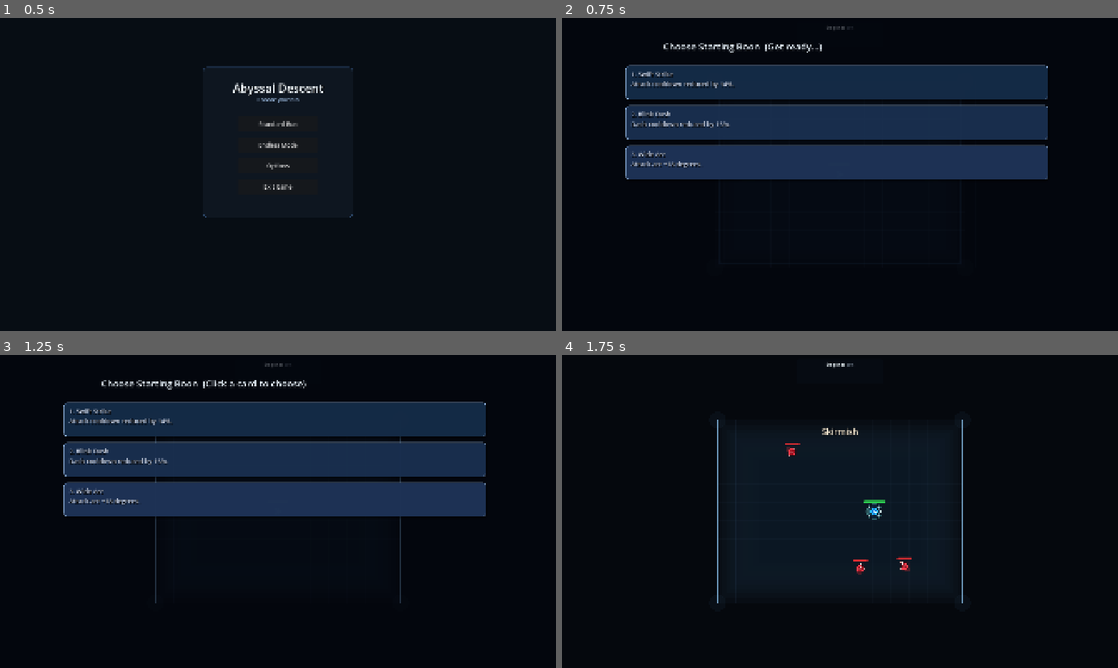
Above: before the commit, frames 1-4 (two rows, left to right).
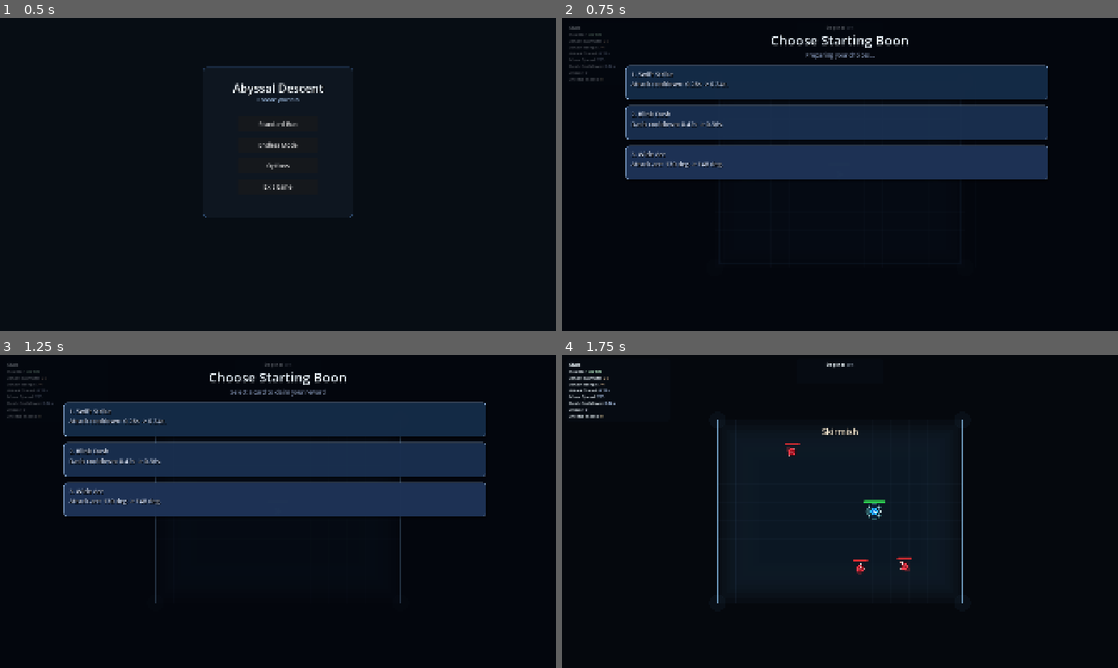
Above: after the commit, the same moments.

Repository: Excellund/AbyssalDescent
Game: Godot game, scene res://scenes/Menu.tscn
The game is run twice, just before and just after one commit, with the same random seed, the same clock (stepped at 60 frames per second) and the same inputs. Sound files missing from this copy of the repository are replaced by a short silence.
Inputs (mouse positions are in pixels of both pictures, inside the frame that each line leads up to):
- Up to frame 1 (0.5 s): no input
- Up to frame 2 (0.75 s): click "Endless Mode" at 0.5 s
- Up to frame 3 (1.25 s): no input
- Up to frame 4 (1.75 s): tap A (move_left) at 1.25 s; move the mouse to (962, 495) at 1.27 s; hold D (move_right) from 1.28 s (still down); click (962, 495) at 1.35 s; tap Space (dash) at 1.55 s

Frame 1 is identical in both runs. In frame 2, 1.5% of the frame differs, in the area x 1-63%, y 2-48%; in frame 3, 1.6%; in frame 4, 0.4%.

Commit message:
Add Arcana rewards, dynamic descriptions & HUD

Diff:
--- a/scripts/encounter_flow_system.gd
+++ b/scripts/encounter_flow_system.gd
@@ -33,10 +33,10 @@
 			"room_depth": int(progress["room_depth"]),
 			"boss_unlocked": bool(progress["boss_unlocked"])
 		}
-	if normalized_reward == "trial_reward" or normalized_reward == "hard_reward":
+	if normalized_reward == "arcana_reward" or normalized_reward == "trial_reward" or normalized_reward == "hard_reward":
 		return {
 			"run_cleared": false,
-			"open_reward_mode": "trial_reward",
+			"open_reward_mode": "arcana_reward",
 			"spawn_doors": false,
 			"pending_room_reward": "none",
 			"rooms_cleared": int(progress["rooms_cleared"]),
--- a/scripts/encounter_profile_builder.gd
+++ b/scripts/encounter_profile_builder.gd
@@ -122,11 +122,11 @@
 	var trial_color: Color = trial_mutator.get("theme_color", Color(1.0, 0.32, 0.22, 0.96))
 	trial_color.a = 0.96
 	var trial_option: Dictionary = {
-		"label": "Trial - %s" % trial_mutator_name,
+		"label": "Arcana - %s" % trial_mutator_name,
 		"color": trial_color,
 		"kind": "encounter",
 		"icon": "trial",
-		"reward": "trial_reward",
+		"reward": "arcana_reward",
 		"profile": trial_profile
 	}
 
--- a/scripts/player.gd
+++ b/scripts/player.gd
@@ -14,7 +14,7 @@
 @export var turn_boost: float = 1.25
 @export var dash_speed: float = 600.0
 @export var dash_duration: float = 0.12
-@export var dash_cooldown: float = 0.35
+@export var dash_cooldown: float = 0.42
 @export var dash_phase_release_duration: float = 0.1
 @export var dash_overlap_clearance_duration: float = 0.08
 @export var max_health: int = 100
@@ -153,7 +153,7 @@
 	dash_direction = direction if direction != Vector2.ZERO else last_move_direction
 	var effective_duration := dash_duration * (void_dash_range_mult if reward_void_dash else 1.0)
 	dash_time_left = effective_duration
-	dash_cooldown_left = maxf(0.12, dash_cooldown - void_dash_cooldown_reduction)
+	dash_cooldown_left = maxf(0.18, dash_cooldown - void_dash_cooldown_reduction)
 	dash_phase_release_left = maxf(dash_phase_release_left, dash_phase_release_duration)
 	phantom_step_hit_ids.clear()
 	phantom_step_ghost_positions.clear()
@@ -441,6 +441,9 @@
 func get_trial_power_card_desc(reward_id: String) -> String:
 	return upgrade_system.get_trial_power_card_description(reward_id)
 
+func get_upgrade_card_desc(boon_id: String) -> String:
+	return upgrade_system.get_upgrade_card_description(boon_id)
+
 func get_trial_power_stack_count(reward_id: String) -> int:
 	return upgrade_system.get_trial_power_stack_count(reward_id)
 
@@ -586,7 +589,7 @@
 	if scene_restart_queued:
 		return
 	scene_restart_queued = true
-	get_tree().call_deferred("reload_current_scene")
+	get_tree().call_deferred("change_scene_to_file", "res://scenes/Menu.tscn")
 
 func _create_health_state() -> void:
 	health_state = HEALTH_STATE_SCRIPT.new()
--- a/scripts/power_registry.gd
+++ b/scripts/power_registry.gd
@@ -41,15 +41,30 @@
 
 
 ## Return all upgrades (stat boosts)
-func get_upgrade_pool() -> Array[Dictionary]:
+func get_upgrade_pool(player_reference: Node = null) -> Array[Dictionary]:
+	var swift_desc := "Attack cooldown reduced by 14%."
+	var heavy_desc := "Attack damage +8."
+	var wide_desc := "Attack arc +18 degrees."
+	var reach_desc := "Attack range +14."
+	var fleet_desc := "Move speed +18."
+	var blink_desc := "Dash cooldown reduced by 15%."
+	var iron_desc := "-3 damage per hit."
+	if is_instance_valid(player_reference) and player_reference.has_method("get_upgrade_card_desc"):
+		swift_desc = String(player_reference.call("get_upgrade_card_desc", "swift_strike"))
+		heavy_desc = String(player_reference.call("get_upgrade_card_desc", "heavy_blow"))
+		wide_desc = String(player_reference.call("get_upgrade_card_desc", "wide_arc"))
+		reach_desc = String(player_reference.call("get_upgrade_card_desc", "long_reach"))
+		fleet_desc = String(player_reference.call("get_upgrade_card_desc", "fleet_foot"))
+		blink_desc = String(player_reference.call("get_upgrade_card_desc", "blink_dash"))
+		iron_desc = String(player_reference.call("get_upgrade_card_desc", "iron_skin"))
 	return [
-		Power.new("swift_strike", "Swift Strike", "Attack cooldown reduced by 14%.", POWER_TYPE_UPGRADE, 0, {}).to_dict(),
-		Power.new("heavy_blow", "Heavy Blow", "Attack damage +8.", POWER_TYPE_UPGRADE, 0, {}).to_dict(),
-		Power.new("wide_arc", "Wide Arc", "Attack arc +18 degrees.", POWER_TYPE_UPGRADE, 0, {}).to_dict(),
-		Power.new("long_reach", "Long Reach", "Attack range +14.", POWER_TYPE_UPGRADE, 0, {}).to_dict(),
-		Power.new("fleet_foot", "Fleet Foot", "Move speed +18.", POWER_TYPE_UPGRADE, 0, {}).to_dict(),
-		Power.new("blink_dash", "Blink Dash", "Dash cooldown reduced by 15%.", POWER_TYPE_UPGRADE, 0, {}).to_dict(),
-		Power.new("iron_skin", "Iron Skin", "-3 damage per hit.", POWER_TYPE_UPGRADE, 3, {}).to_dict(),
+		Power.new("swift_strike", "Swift Strike", swift_desc, POWER_TYPE_UPGRADE, 0, {}).to_dict(),
+		Power.new("heavy_blow", "Heavy Blow", heavy_desc, POWER_TYPE_UPGRADE, 0, {}).to_dict(),
+		Power.new("wide_arc", "Wide Arc", wide_desc, POWER_TYPE_UPGRADE, 0, {}).to_dict(),
+		Power.new("long_reach", "Long Reach", reach_desc, POWER_TYPE_UPGRADE, 0, {}).to_dict(),
+		Power.new("fleet_foot", "Fleet Foot", fleet_desc, POWER_TYPE_UPGRADE, 0, {}).to_dict(),
+		Power.new("blink_dash", "Blink Dash", blink_desc, POWER_TYPE_UPGRADE, 0, {}).to_dict(),
+		Power.new("iron_skin", "Iron Skin", iron_desc, POWER_TYPE_UPGRADE, 3, {}).to_dict(),
 	]
 
 
@@ -86,7 +101,7 @@
 ## Get all powers (upgrades + trial powers)
 func get_all_powers(player_reference: Node = null) -> Array[Dictionary]:
 	var all_powers: Array[Dictionary] = []
-	all_powers.append_array(get_upgrade_pool())
+	all_powers.append_array(get_upgrade_pool(player_reference))
 	all_powers.append_array(get_trial_power_pool(player_reference))
 	return all_powers
 
--- a/scripts/reward_selection_ui.gd
+++ b/scripts/reward_selection_ui.gd
@@ -14,6 +14,7 @@
 
 var boon_layer: CanvasLayer
 var boon_title_label: Label
+var boon_subtitle_label: Label
 var boon_card_panels: Array[Panel] = []
 var boon_card_labels: Array[Label] = []
 var boon_card_stack_labels: Array[Label] = []
@@ -48,8 +49,8 @@
 	boon_title_text = title
 	reward_selection_mode = mode
 	_apply_mode_theme()
-	if reward_selection_mode == "trial_reward":
-		boon_choices = _roll_trial_reward_choices(boon_choice_count, power_registry, player, rng)
+	if reward_selection_mode == "arcana_reward" or reward_selection_mode == "trial_reward":
+		boon_choices = _roll_arcana_choices(boon_choice_count, power_registry, player, rng)
 	else:
 		boon_choices = _roll_boon_choices(boon_choice_count, power_registry, player, rng)
 	boon_confirm_lock_time = boon_reveal_duration + 0.08
@@ -107,13 +108,30 @@
 	boon_layer.add_child(boon_backdrop)
 
 	boon_title_label = Label.new()
-	boon_title_label.position = Vector2(350.0, 76.0)
-	boon_title_label.add_theme_font_size_override("font_size", 32)
+	boon_title_label.set_anchors_preset(Control.PRESET_TOP_WIDE)
+	boon_title_label.offset_top = 44.0
+	boon_title_label.offset_bottom = 108.0
+	boon_title_label.horizontal_alignment = HORIZONTAL_ALIGNMENT_CENTER
+	boon_title_label.vertical_alignment = VERTICAL_ALIGNMENT_CENTER
+	boon_title_label.add_theme_font_size_override("font_size", 46)
 	boon_title_label.add_theme_color_override("font_color", Color(0.93, 0.97, 1.0, 1.0))
-	boon_title_label.add_theme_color_override("font_shadow_color", Color(0.01, 0.02, 0.04, 0.95))
-	boon_title_label.add_theme_constant_override("shadow_offset_x", 2)
-	boon_title_label.add_theme_constant_override("shadow_offset_y", 2)
+	boon_title_label.add_theme_color_override("font_shadow_color", Color(0.01, 0.02, 0.06, 0.96))
+	boon_title_label.add_theme_constant_override("shadow_offset_x", 3)
+	boon_title_label.add_theme_constant_override("shadow_offset_y", 3)
 	boon_layer.add_child(boon_title_label)
+
+	boon_subtitle_label = Label.new()
+	boon_subtitle_label.set_anchors_preset(Control.PRESET_TOP_WIDE)
+	boon_subtitle_label.offset_top = 108.0
+	boon_subtitle_label.offset_bottom = 148.0
+	boon_subtitle_label.horizontal_alignment = HORIZONTAL_ALIGNMENT_CENTER
+	boon_subtitle_label.vertical_alignment = VERTICAL_ALIGNMENT_CENTER
+	boon_subtitle_label.add_theme_font_size_override("font_size", 20)
+	boon_subtitle_label.add_theme_color_override("font_color", Color(0.72, 0.82, 1.0, 0.65))
+	boon_subtitle_label.add_theme_color_override("font_shadow_color", Color(0.0, 0.0, 0.0, 0.85))
+	boon_subtitle_label.add_theme_constant_override("shadow_offset_x", 2)
+	boon_subtitle_label.add_theme_constant_override("shadow_offset_y", 2)
+	boon_layer.add_child(boon_subtitle_label)
 
 	boon_card_panels.clear()
 	boon_card_labels.clear()
@@ -155,20 +173,26 @@
 func _apply_mode_theme() -> void:
 	if boon_backdrop == null or boon_title_label == null:
 		return
-	if reward_selection_mode == "trial_reward":
+	if reward_selection_mode == "arcana_reward" or reward_selection_mode == "trial_reward":
 		boon_backdrop.color = Color(0.05, 0.02, 0.01, 0.72)
 		boon_title_label.add_theme_color_override("font_color", Color(1.0, 0.9, 0.76, 1.0))
 		boon_title_label.add_theme_color_override("font_shadow_color", Color(0.08, 0.03, 0.01, 0.96))
+		if boon_subtitle_label != null:
+			boon_subtitle_label.add_theme_color_override("font_color", Color(0.95, 0.78, 0.55, 0.65))
 	else:
 		boon_backdrop.color = Color(0.01, 0.02, 0.05, 0.7)
 		boon_title_label.add_theme_color_override("font_color", Color(0.93, 0.97, 1.0, 1.0))
 		boon_title_label.add_theme_color_override("font_shadow_color", Color(0.01, 0.02, 0.04, 0.95))
+		if boon_subtitle_label != null:
+			boon_subtitle_label.add_theme_color_override("font_color", Color(0.72, 0.82, 1.0, 0.65))
 
 func _refresh_boon_ui(player: Node2D) -> void:
 	if boon_layer == null:
 		return
 	boon_layer.visible = true
-	boon_title_label.text = "%s  (Cards reveal in...)" % boon_title_text
+	boon_title_label.text = boon_title_text
+	if boon_subtitle_label != null:
+		boon_subtitle_label.text = "Revealing your options…"
 
 	for i in range(boon_card_labels.size()):
 		var panel := boon_card_panels[i]
@@ -197,7 +221,7 @@
 	_update_boon_reveal_visuals()
 
 func _roll_boon_choices(choice_count: int, power_registry: Node, player: Node2D, rng: RandomNumberGenerator) -> Array[Dictionary]:
-	var pool: Array[Dictionary] = power_registry.call("get_upgrade_pool")
+	var pool: Array[Dictionary] = power_registry.call("get_upgrade_pool", player)
 	var available: Array[Dictionary] = []
 	for entry in pool:
 		var limit := int(entry.get("stack_limit", 0))
@@ -213,7 +237,7 @@
 		available.remove_at(index)
 	return picks
 
-func _roll_trial_reward_choices(choice_count: int, power_registry: Node, player: Node2D, rng: RandomNumberGenerator) -> Array[Dictionary]:
+func _roll_arcana_choices(choice_count: int, power_registry: Node, player: Node2D, rng: RandomNumberGenerator) -> Array[Dictionary]:
 	var pool: Array[Dictionary] = power_registry.call("get_trial_power_pool", player)
 	var available: Array[Dictionary] = []
 	for entry in pool:
@@ -234,7 +258,7 @@
 	if not is_instance_valid(player):
 		return 0
 	var id := String(choice.get("id", ""))
-	if reward_selection_mode == "trial_reward":
+	if reward_selection_mode == "arcana_reward" or reward_selection_mode == "trial_reward":
 		if player.has_method("get_trial_power_stack_count"):
 			return int(player.call("get_trial_power_stack_count", id))
 		return 0
@@ -325,7 +349,8 @@
 		label.modulate.a = eased
 		stack_label.modulate.a = eased
 
-	if boon_confirm_lock_time <= 0.0:
-		boon_title_label.text = "%s  (Click a card to choose)" % boon_title_text
-	else:
-		boon_title_label.text = "%s  (Get ready...)" % boon_title_text
+	if boon_subtitle_label != null:
+		if boon_confirm_lock_time <= 0.0:
+			boon_subtitle_label.text = "Select a card to claim your reward"
+		else:
+			boon_subtitle_label.text = "Preparing your choices…"
--- a/scripts/upgrade_system.gd
+++ b/scripts/upgrade_system.gd
@@ -70,7 +70,7 @@
 		"fleet_foot":
 			player_reference.set("max_speed", float(player_reference.get("max_speed")) + 18.0)
 		"blink_dash":
-			player_reference.set("dash_cooldown", maxf(0.12, float(player_reference.get("dash_cooldown")) * 0.85))
+			player_reference.set("dash_cooldown", maxf(0.18, float(player_reference.get("dash_cooldown")) * 0.85))
 		"iron_skin":
 			var current_armor := int(player_reference.get("iron_skin_armor"))
 			player_reference.set("iron_skin_armor", current_armor + 3)
@@ -126,7 +126,7 @@
 			player_reference.set("phantom_step_stacks", ph_stacks)
 			player_reference.set("phantom_step_damage", 8 + ph_stacks * 4)
 			player_reference.set("phantom_step_slow_duration", 0.6 + float(ph_stacks) * 0.15)
-			player_reference.set("dash_cooldown", maxf(0.12, float(player_reference.get("dash_cooldown")) * 0.92))
+			player_reference.set("dash_cooldown", maxf(0.18, float(player_reference.get("dash_cooldown")) * 0.92))
 		"void_dash":
 			player_reference.set("reward_void_dash", true)
 			var vd_stacks := int(player_reference.get("void_dash_stacks")) + 1
@@ -203,21 +203,91 @@
 ## Get trial power description with next stack info from the current player state.
 func get_trial_power_card_description(power_id: String) -> String:
 	var id := power_id.strip_edges().to_lower()
+	var current_stack := get_trial_power_stack_count(id)
+	var next_stack := current_stack + 1
 	match id:
 		"razor_wind":
-			return "Attacks launch a forward wind slash with increased range and damage."
+			var next_range_scale := 1.58 + 0.14 * float(next_stack)
+			var next_damage_ratio := 0.6 + 0.12 * float(next_stack)
+			if current_stack <= 0:
+				return "Unlocks Wind Slash: range x%.2f, damage %.0f%% of hit." % [next_range_scale, next_damage_ratio * 100.0]
+			return "Wind Slash: range x%.2f -> x%.2f, damage %.0f%% -> %.0f%%." % [maxf(1.58, next_range_scale - 0.14), next_range_scale, maxf(60.0, (next_damage_ratio - 0.12) * 100.0), next_damage_ratio * 100.0]
 		"execution_edge":
-			return "Periodic swings become execution strikes with heavy bonus damage."
+			var next_every := maxi(2, 4 - next_stack)
+			var next_mult := 2.2 + 0.45 * float(next_stack)
+			if current_stack <= 0:
+				return "Unlocks Execution: every %d swings for x%.2f damage." % [next_every, next_mult]
+			var cur_every := maxi(2, 4 - maxi(0, next_stack - 1))
+			var cur_mult := 2.2 + 0.45 * float(maxi(0, next_stack - 1))
+			return "Execution: every %d -> %d swings, damage x%.2f -> x%.2f." % [cur_every, next_every, cur_mult, next_mult]
 		"rupture_wave":
-			return "Hits detonate a rupture wave that damages nearby enemies."
+			var next_radius := 72.0 + 10.0 * float(next_stack)
+			var next_ratio := 0.34 + 0.1 * float(next_stack)
+			if current_stack <= 0:
+				return "Unlocks Rupture: radius %.0f, damage %.0f%% of hit." % [next_radius, next_ratio * 100.0]
+			var cur_radius := 72.0 + 10.0 * float(maxi(0, next_stack - 1))
+			var cur_ratio := 0.34 + 0.1 * float(maxi(0, next_stack - 1))
+			return "Rupture: radius %.0f -> %.0f, damage %.0f%% -> %.0f%%." % [cur_radius, next_radius, cur_ratio * 100.0, next_ratio * 100.0]
 		"phantom_step":
-			return "Dashing through enemies damages and slows them."
+			var next_damage := 8 + next_stack * 4
+			var next_slow := 0.6 + float(next_stack) * 0.15
+			if current_stack <= 0:
+				return "Unlocks Phantom Step: dash-through hit %d, slow %.2fs." % [next_damage, next_slow]
+			var cur_damage := 8 + maxi(0, next_stack - 1) * 4
+			var cur_slow := 0.6 + float(maxi(0, next_stack - 1)) * 0.15
+			return "Phantom Step: damage %d -> %d, slow %.2fs -> %.2fs." % [cur_damage, next_damage, cur_slow, next_slow]
 		"void_dash":
-			return "Dash travels farther. Kills reduce dash cooldown."
+			var next_range := 1.36 + float(next_stack) * 0.12
+			var next_cd_cut := float(next_stack) * 0.06
+			if current_stack <= 0:
+				return "Unlocks Void Dash: range x%.2f, kill cooldown cut %.2fs." % [next_range, next_cd_cut]
+			var cur_range := 1.36 + float(maxi(0, next_stack - 1)) * 0.12
+			var cur_cd_cut := float(maxi(0, next_stack - 1)) * 0.06
+			return "Void Dash: range x%.2f -> x%.2f, kill cooldown cut %.2fs -> %.2fs." % [cur_range, next_range, cur_cd_cut, next_cd_cut]
 		"static_wake":
-			return "Dashing leaves an electrified trail that burns enemies."
+			var next_damage := 6 + next_stack * 3
+			var next_lifetime := 1.2 + float(next_stack) * 0.25
+			if current_stack <= 0:
+				return "Unlocks Static Wake: trail tick %d, lifetime %.2fs." % [next_damage, next_lifetime]
+			var cur_damage := 6 + maxi(0, next_stack - 1) * 3
+			var cur_lifetime := 1.2 + float(maxi(0, next_stack - 1)) * 0.25
+			return "Static Wake: tick %d -> %d, trail %.2fs -> %.2fs." % [cur_damage, next_damage, cur_lifetime, next_lifetime]
 		_:
 			return "Enhances this power."
+
+
+func get_upgrade_card_description(upgrade_id: String) -> String:
+	if not is_instance_valid(player_reference):
+		return "Upgrade your stats."
+	var id := upgrade_id.strip_edges().to_lower()
+	match id:
+		"swift_strike":
+			var cur_cd := float(player_reference.get("attack_cooldown"))
+			var next_cd := maxf(0.08, cur_cd * 0.86)
+			return "Attack cooldown: %.2fs -> %.2fs." % [cur_cd, next_cd]
+		"heavy_blow":
+			var cur_dmg := int(player_reference.get("attack_damage"))
+			return "Attack damage: %d -> %d." % [cur_dmg, cur_dmg + 8]
+		"wide_arc":
+			var cur_arc := float(player_reference.get("attack_arc_degrees"))
+			var next_arc := clampf(cur_arc + 18.0, 60.0, 240.0)
+			return "Attack arc: %.0f deg -> %.0f deg." % [cur_arc, next_arc]
+		"long_reach":
+			var cur_range := float(player_reference.get("attack_range"))
+			return "Attack range: %.0f -> %.0f." % [cur_range, cur_range + 14.0]
+		"fleet_foot":
+			var cur_speed := float(player_reference.get("max_speed"))
+			return "Move speed: %.0f -> %.0f." % [cur_speed, cur_speed + 18.0]
+		"blink_dash":
+			var cur_dash_cd := float(player_reference.get("dash_cooldown"))
+			var next_dash_cd := maxf(0.18, cur_dash_cd * 0.85)
+			return "Dash cooldown: %.2fs -> %.2fs." % [cur_dash_cd, next_dash_cd]
+		"iron_skin":
+			var cur_armor := int(player_reference.get("iron_skin_armor"))
+			var cur_stacks := int(player_reference.get("iron_skin_stacks"))
+			return "Armor: %d -> %d  (Stacks %d/3 -> %d/3)." % [cur_armor, cur_armor + 3, cur_stacks, mini(3, cur_stacks + 1)]
+		_:
+			return "Upgrade your stats."
 
 
 ## Get all power IDs the player currently has
--- a/scripts/world_generator.gd
+++ b/scripts/world_generator.gd
@@ -78,7 +78,7 @@
 var run_cleared: bool = false
 
 var boons_taken: Array[String] = []
-var trial_rewards_taken: Array[String] = []
+var arcana_rewards_taken: Array[String] = []
 
 var current_room_size: Vector2 = Vector2.ZERO
 var current_room_static_camera: bool = true
@@ -91,6 +91,8 @@
 var status_label: RichTextLabel
 var status_mutator_icon: TextureRect
 var status_mutator_label: Label
+var stats_panel: Panel
+var stats_label: RichTextLabel
 var room_banner_title_label: Label
 var room_banner_subtitle_label: Label
 var room_banner_tween: Tween
@@ -371,8 +373,8 @@
 	if reward_mode == "boon":
 		_open_boon_selection("Choose Boon Reward", false, "boon")
 		return
-	if reward_mode == "trial_reward":
-		_open_boon_selection("Choose Trial Reward", false, "trial_reward")
+	if reward_mode == "arcana_reward" or reward_mode == "trial_reward":
+		_open_boon_selection("Choose Arcana", false, "arcana_reward")
 		return
 	if bool(outcome.get("spawn_doors", false)):
 		_spawn_door_options()
@@ -672,6 +674,32 @@
 	status_mutator_label.add_theme_constant_override("shadow_offset_y", 1)
 	status_mutator_label.visible = false
 	status_panel.add_child(status_mutator_label)
+
+	stats_panel = Panel.new()
+	stats_panel.custom_minimum_size = Vector2(360.0, 214.0)
+	var stats_style := StyleBoxFlat.new()
+	stats_style.bg_color = Color(0.03, 0.06, 0.1, 0.44)
+	stats_style.border_color = Color(0.0, 0.0, 0.0, 0.0)
+	stats_style.corner_radius_top_left = 10
+	stats_style.corner_radius_top_right = 10
+	stats_style.corner_radius_bottom_left = 10
+	stats_style.corner_radius_bottom_right = 10
+	stats_panel.add_theme_stylebox_override("panel", stats_style)
+	layer.add_child(stats_panel)
+
+	stats_label = RichTextLabel.new()
+	stats_label.position = Vector2(10.0, 8.0)
+	stats_label.custom_minimum_size = Vector2(340.0, 198.0)
+	stats_label.bbcode_enabled = true
+	stats_label.fit_content = true
+	stats_label.scroll_active = false
+	stats_label.selection_enabled = false
+	stats_label.add_theme_font_size_override("normal_font_size", 15)
+	stats_label.add_theme_color_override("default_color", Color(0.94, 0.98, 1.0, 0.98))
+	stats_label.add_theme_color_override("font_shadow_color", Color(0.02, 0.04, 0.06, 0.95))
+	stats_label.add_theme_constant_override("shadow_offset_x", 1)
+	stats_label.add_theme_constant_override("shadow_offset_y", 1)
+	stats_panel.add_child(stats_label)
 	_update_hud()
 
 	# Room entry banner — centered, fades in then out on room entry.
@@ -775,9 +803,9 @@
 		if bool(result.get("picked", false)):
 			var picked: Dictionary = result.get("choice", {})
 			var mode := String(result.get("mode", "boon"))
-			if mode == "trial_reward":
-				_apply_trial_reward_to_player(String(picked["id"]))
-				trial_rewards_taken.append(String(picked["name"]))
+			if mode == "arcana_reward" or mode == "trial_reward":
+				_apply_arcana_to_player(String(picked["id"]))
+				arcana_rewards_taken.append(String(picked["name"]))
 			else:
 				_apply_boon_to_player(String(picked["id"]))
 				boons_taken.append(String(picked["name"]))
@@ -794,7 +822,7 @@
 	if player.has_method("apply_upgrade"):
 		player.call("apply_upgrade", boon_id)
 
-func _apply_trial_reward_to_player(reward_id: String) -> void:
+func _apply_arcana_to_player(reward_id: String) -> void:
 	if not is_instance_valid(player):
 		return
 	if player.has_method("apply_trial_power"):
@@ -815,6 +843,7 @@
 		return
 	_layout_hud_panels()
 	_update_status_panel_text()
+	_update_stats_panel_text()
 
 func _layout_hud_panels() -> void:
 	var viewport_size := get_viewport().get_visible_rect().size
@@ -823,6 +852,8 @@
 		if panel_width <= 0.0:
 			panel_width = status_panel.custom_minimum_size.x
 		status_panel.position = Vector2((viewport_size.x - panel_width) * 0.5, 14.0)
+	if stats_panel != null:
+		stats_panel.position = Vector2(14.0, 14.0)
 
 func _update_status_panel_text() -> void:
 	if status_label == null:
@@ -881,6 +912,30 @@
 	if status_mutator_label != null:
 		status_mutator_label.position = Vector2(start_x + icon_w + gap, row_top)
 		status_mutator_label.custom_minimum_size = Vector2(maxf(text_w + 2.0, 60.0), 24.0)
+
+func _update_stats_panel_text() -> void:
+	if stats_label == null:
+		return
+	if not is_instance_valid(player):
+		stats_label.text = "[b]Stats[/b]\nNo player"
+		return
+
+	var hp := int(player.get("max_health"))
+	var hp_now := hp
+	if player.has_method("_get_current_health"):
+		hp_now = int(player.call("_get_current_health"))
+	var dmg := int(player.get("attack_damage"))
+	var atk_range := float(player.get("attack_range"))
+	var atk_cd := float(player.get("attack_cooldown"))
+	var move_spd := float(player.get("max_speed"))
+	var dash_cd := float(player.get("dash_cooldown"))
+	var armor := int(player.get("iron_skin_armor"))
+	var trial_stacks := 0
+	if player.has_method("get_trial_power_stack_count"):
+		for trial_id in ["razor_wind", "execution_edge", "rupture_wave", "phantom_step", "void_dash", "static_wake"]:
+			trial_stacks += int(player.call("get_trial_power_stack_count", trial_id))
+
+	stats_label.text = "[b]Stats[/b]\nHealth: [color=#C8FFD8]%d/%d[/color]\nAttack Damage: [color=#FFD8AA]%d[/color]\nAttack Range: [color=#FFD8AA]%.0f[/color]\nAttack Speed: [color=#BFD8FF]%.2fs[/color]\nMove Speed: [color=#BFD8FF]%.0f[/color]\nDash Cooldown: [color=#BFD8FF]%.2fs[/color]\nArmor: [color=#E8E8FF]%d[/color]\nArcana Stacks: [color=#FFE6B2]%d[/color]" % [hp_now, hp, dmg, atk_range, atk_cd, move_spd, dash_cd, armor, trial_stacks]
 
 func _build_room_state_text() -> String:
 	if in_boss_room:
